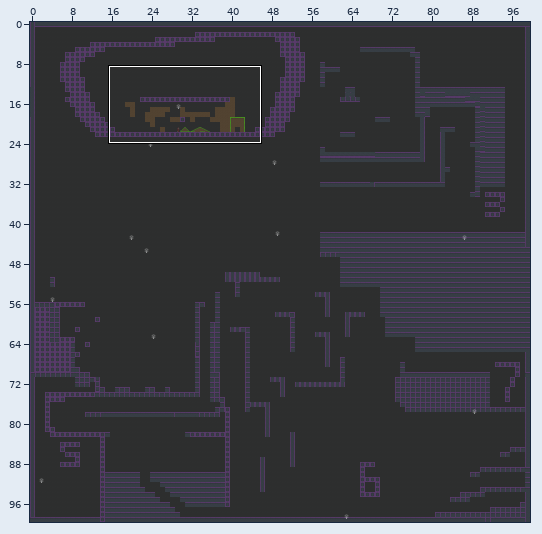
Two versions of a level (Tiled map, levels/Level1.tmx). Above: a wide view before the commit, with the close-up outlined.
Close-up. The starting point:
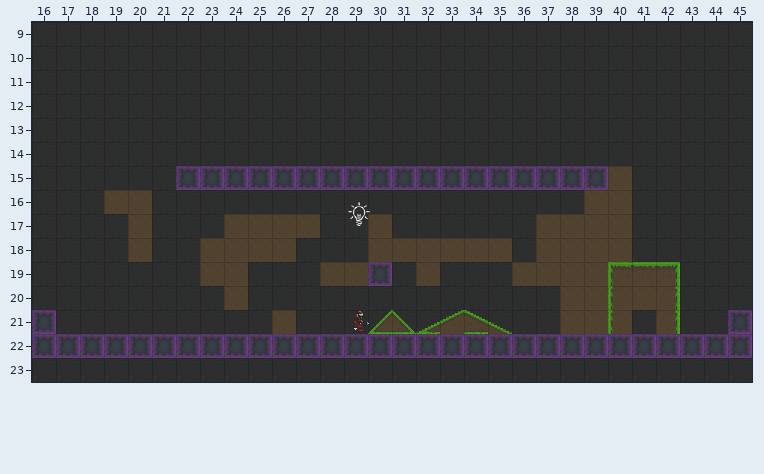
Cells are 32x32 px. Shown: x 16..45, y 9..23.
Once edited:
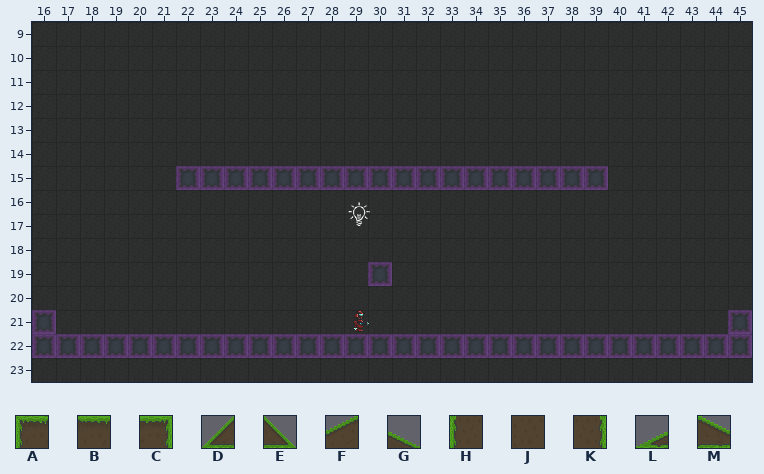
Key: from "green": A 0, B 1, C 2, D 9, E 10, F 13, G 15, H 17, J 18, K 19, L 46, M 48.
_ is an empty cell.
From old to new:
Layer "Mid":
y 15: x 40 J -> _
y 16: x 19..20 JJ -> __; x 39..40 JJ -> __
y 17: x 20 J -> _; x 24..27 JJJJ -> ____; x 30 J -> _; x 37..40 JJJJ -> ____
y 18: x 20 J -> _; x 23..26 JJJJ -> ____; x 30..35 JJJJJJ -> ______; x 37..40 JJJJ -> ____
y 19: x 23..24 JJ -> __; x 28..29 JJ -> __; x 32 J -> _; x 36..42 JJJJABC -> _______
y 20: x 24 J -> _; x 38..42 JJHJK -> _____
y 21: x 26 J -> _; x 30..35 DELFMG -> ______; x 38..40 JJH -> ___; x 42 K -> _
